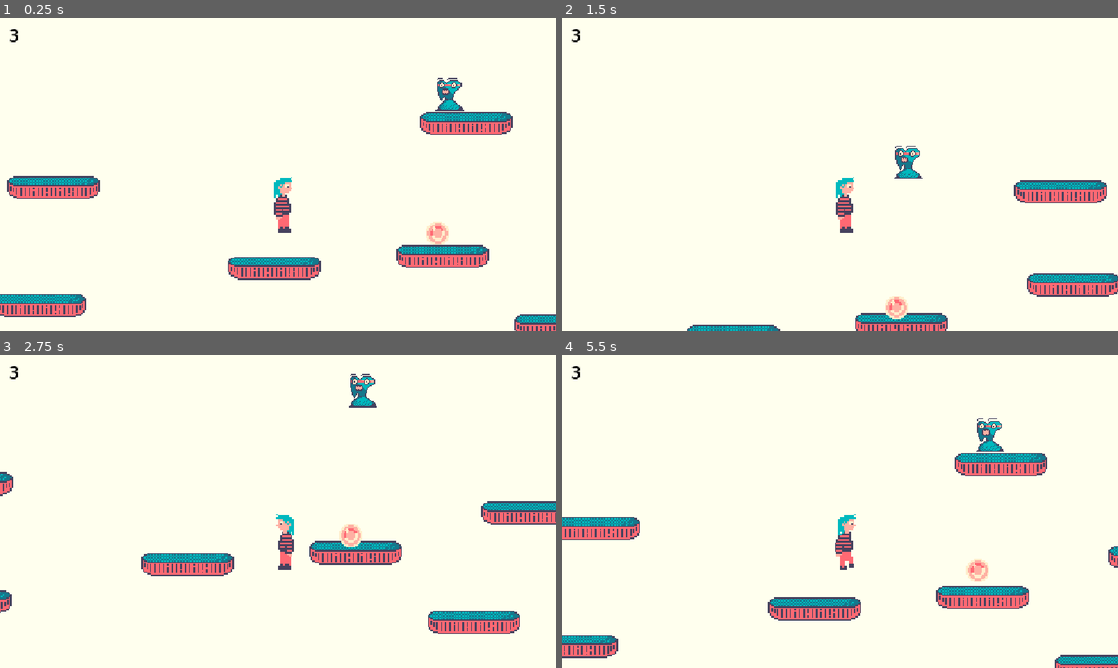
Above: before the commit, frames 1-4 (two rows, left to right).
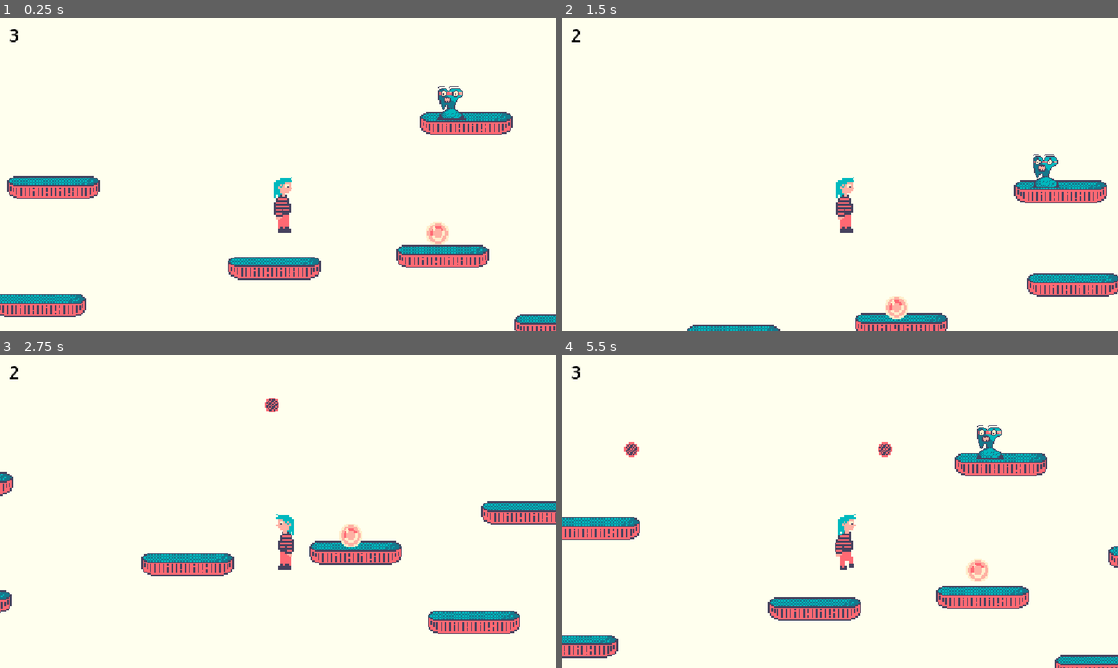
Above: after the commit, the same moments.

Repository: InnDieGames/godot-platformer
Game: Godot game, scene res://scenes/Level.tscn
The game is run twice, just before and just after one commit, with the same random seed, the same clock (stepped at 60 frames per second) and the same inputs. The engine's default icon, where the game draws it, is replaced by a stand-in: a white triangle on a blue panel in a dark square.
Inputs:
- Up to frame 1 (0.25 s): no input
- Up to frame 2 (1.5 s): tap Enter (ui_accept) at 0.5, 0.77 s; hold Right (ui_right) from 0.53 s (still down)
- Up to frame 3 (2.75 s): tap Enter (ui_accept) at 1.52 s; release Right (ui_right) at 2.03 s; hold Left (ui_left) from 2.03 s (still down)
- Up to frame 4 (5.5 s): release Left (ui_left) at 2.78 s; hold Right (ui_right) 2.78-4.28 s; tap Enter (ui_accept) at 3.02, 3.77, 4.52 s; hold Left (ui_left) 4.28-5.03 s; hold Right (ui_right) from 5.03 s (still down)

The runs differ from the first frame. In frame 1, 0.5% of the frame differs, in the area x 78-84%, y 19-33%; in frame 2, 0.7%, in the area x 1-90%, y 3-55%; in frame 3, 0.5%; in frame 4, 0.6%.
Error before the commit: Parse Error: Preload file "res://Bullet.tscn" does not exist. (res://scripts/enemy.gd:4)

Commit message:
fix scene path

Diff:
--- a/scripts/enemy.gd
+++ b/scripts/enemy.gd
@@ -1,7 +1,7 @@
 extends CharacterBody2D
 
 const COOLDOWN = 1
-const BULLET : Resource = preload("res://Bullet.tscn")
+const BULLET : Resource = preload("res://scenes/Bullet.tscn")
 var timer : float = 0
 
 
Not shown, added: scenes/Level.tscn124890503.tmp
